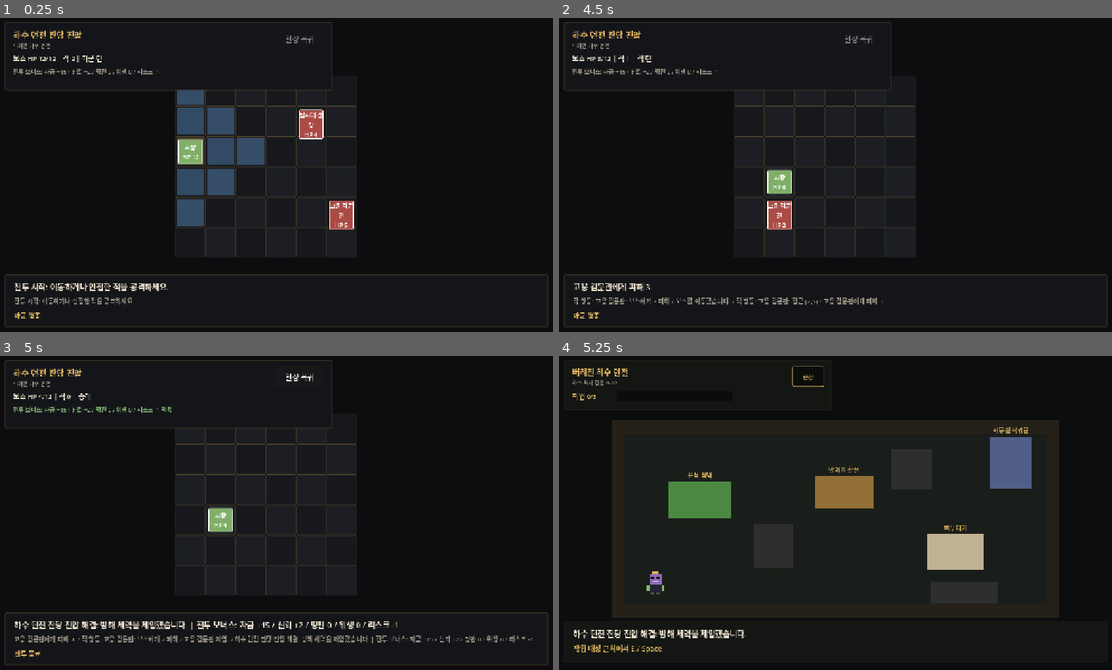
Above: before the commit, frames 1-4 (two rows, left to right).
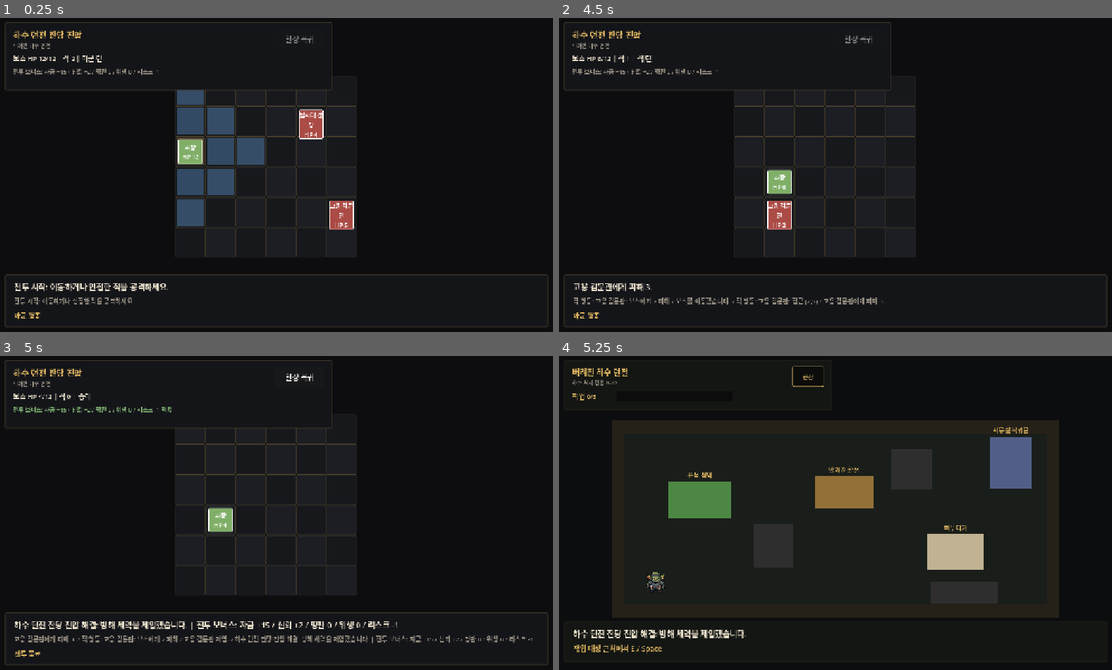
Above: after the commit, the same moments.

Repository: tajokim89/dungeon-cleanup-inc
Game: Godot game, scene res://scenes/BattleTest.tscn
Same seed, same stepped clock (60 frames per second), same inputs: the game is played once before the commit and once after it. This scene is started directly instead of the project's main scene.
Inputs (mouse positions are in pixels of both pictures, inside the frame that each line leads up to):
- Up to frame 1 (0.25 s): no input
- Up to frame 2 (4.5 s): tap Enter at 0.5, 0.6, 2, 2.85, 4.25 s; move the mouse to (957, 156) at 0.52 s; hold Right 0.53-1.28 s; click (957, 156) at 0.67 s; tap Space at 0.77, 1.25, 1.52, 2.75, 3.02, 3.77 s; move the mouse to (724, 190) at 1.27 s; hold Down 1.28-2.03 s; tap R at 1.35, 3.6 s; move the mouse to (890, 102) at 2.02 s; hold Right 2.03-2.78 s; tap E at 2.1, 4.35 s; move the mouse to (807, 237) at 2.77 s; hold Up 2.78-3.53 s; click (807, 237) at 2.92 s; move the mouse to (1006, 222) at 3.52 s; hold Left from 3.53 s (still down); move the mouse to (664, 124) at 4.27 s
- Up to frame 3 (5 s): keep holding Left; tap Space at 4.52 s
- Up to frame 4 (5.25 s): release Left at 5 s; click "현장 복귀" at 5 s

Frames 1-3 are identical in both runs. In frame 4, 0.2% of the frame differs, in the area x 15-20%, y 68-76%.

Commit message:
Use protagonist pixel sprite

Diff:
--- a/scripts/DungeonTest.gd
+++ b/scripts/DungeonTest.gd
@@ -1,6 +1,6 @@
 extends Node2D
 
-const BossTexture = preload("res://assets/sprites/boss_placeholder.svg")
+const BossTexture = preload("res://assets/sprites/pixellab/주인공/rotations/south.png")
 const OFFICE_SCENE_PATH: String = "res://scenes/Office.tscn"
 const BATTLE_TEST_SCENE_PATH: String = "res://scenes/BattleTest.tscn"
 const PLAYER_START_POSITION: Vector2 = Vector2(230, 520)
@@ -114,7 +114,8 @@
 	var sprite := Sprite2D.new()
 	sprite.name = "BossSprite"
 	sprite.texture = BossTexture
-	sprite.scale = Vector2(2.0, 2.0)
+	sprite.texture_filter = CanvasItem.TEXTURE_FILTER_NEAREST
+	sprite.scale = Vector2(1.15, 1.15)
 	player.add_child(sprite)
 
 	var collision := CollisionShape2D.new()
--- a/scripts/Office.gd
+++ b/scripts/Office.gd
@@ -1,6 +1,6 @@
 extends Node2D
 
-const BossTexture = preload("res://assets/sprites/boss_placeholder.svg")
+const BossTexture = preload("res://assets/sprites/pixellab/주인공/rotations/south.png")
 const DUNGEON_TEST_SCENE_PATH: String = "res://scenes/DungeonTest.tscn"
 
 const COLOR_BACKGROUND: Color = Color(0.063, 0.063, 0.078)
@@ -126,7 +126,8 @@
 	var sprite := Sprite2D.new()
 	sprite.name = "BossSprite"
 	sprite.texture = BossTexture
-	sprite.scale = Vector2(2.0, 2.0)
+	sprite.texture_filter = CanvasItem.TEXTURE_FILTER_NEAREST
+	sprite.scale = Vector2(1.15, 1.15)
 	player.add_child(sprite)
 
 	var collision := CollisionShape2D.new()
Binary file added: assets/sprites/pixellab/주인공/rotations/south.png
Not shown, added: assets/sprites/pixellab/주인공/rotations/south.png.import
